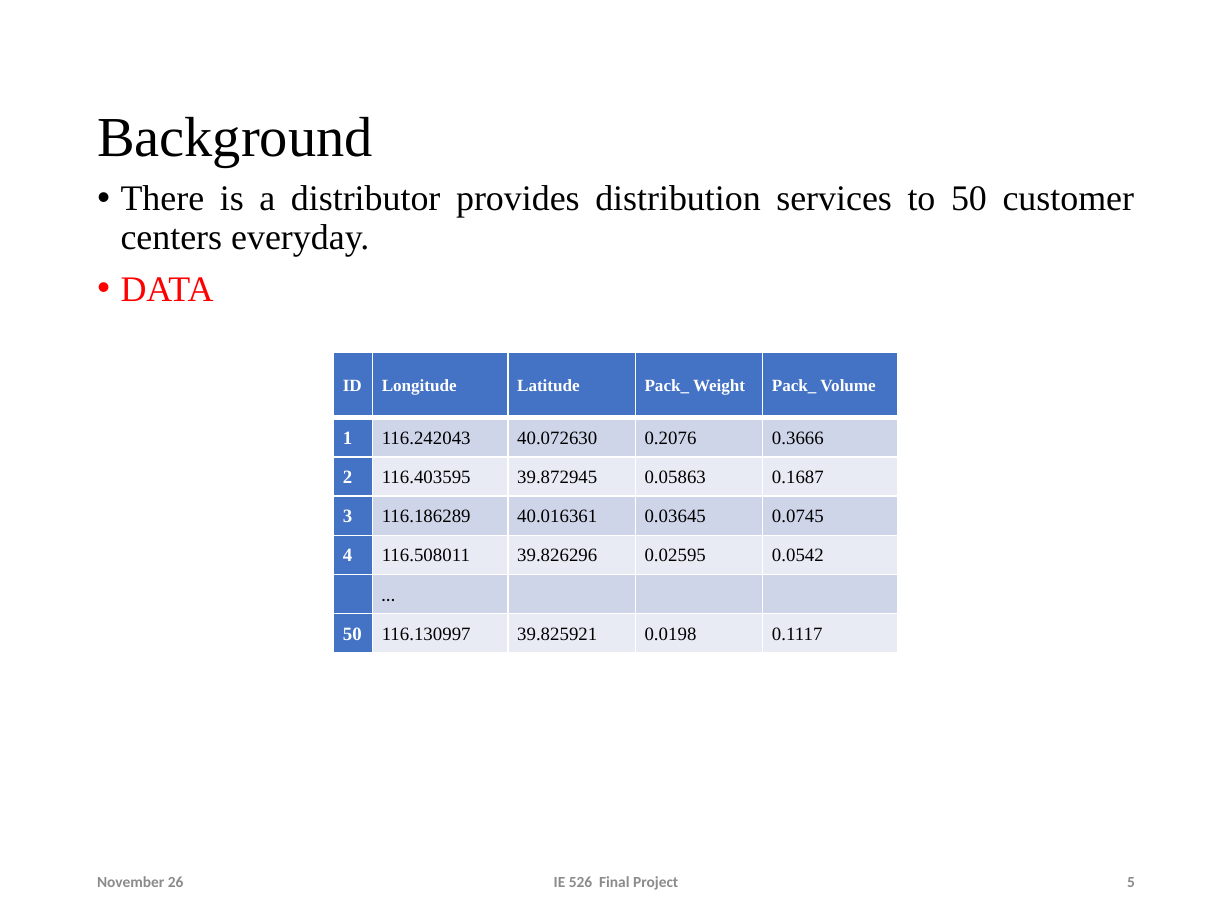
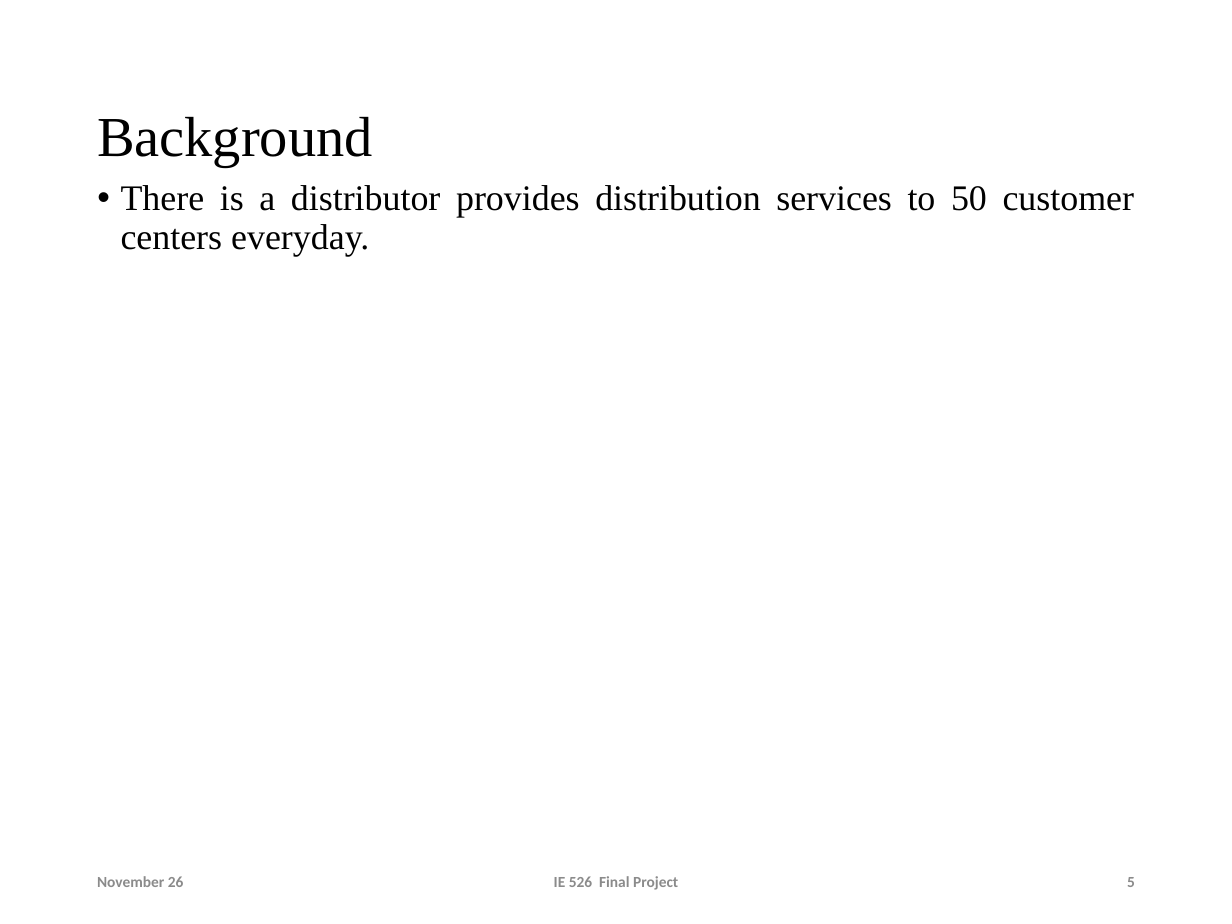
Before and after one commit to lyuzz/IE-526-Final-Project, a slide deck: slide 5 of zr/sumulation final.pptx. Drawn at 1232x924 pixels with LibreOffice and Linux fonts; fonts in the diff are those of the drawing; background and template pictures are left out. Boxes give left, top, right and bottom in pixels: in the first picture for what was removed or moved away, otherwise in the second. Text is boxed around its words. In the diff, an @@ line names an element or a change of style, - is before the commit and + after.

```diff
--- a/zr/sumulation final.pptx
+++ b/zr/sumulation final.pptx
@@ text at (121,277,214,301): paragraph removed @@
-• DATA
@@ table removed at (334,352,898,653), 7 rows, 5 columns @@
-ID | Longitude | Latitude | Pack_ Weight | Pack_ Volume
-1 | 116.242043 | 40.072630 | 0.2076 | 0.3666
-2 | 116.403595 | 39.872945 | 0.05863 | 0.1687
-3 | 116.186289 | 40.016361 | 0.03645 | 0.0745
-4 | 116.508011 | 39.826296 | 0.02595 | 0.0542
- | … |  |  | 
-50 | 116.130997 | 39.825921 | 0.0198 | 0.1117
```
Also in this commit, not shown: 2 other slides changed, 3 slides added, 14 other files.
